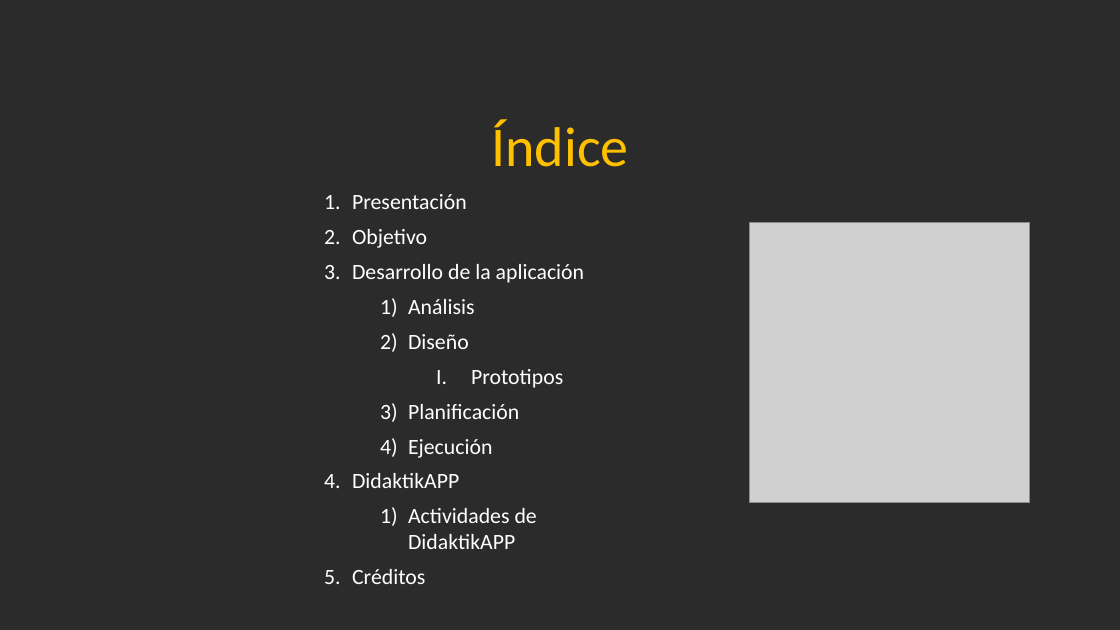
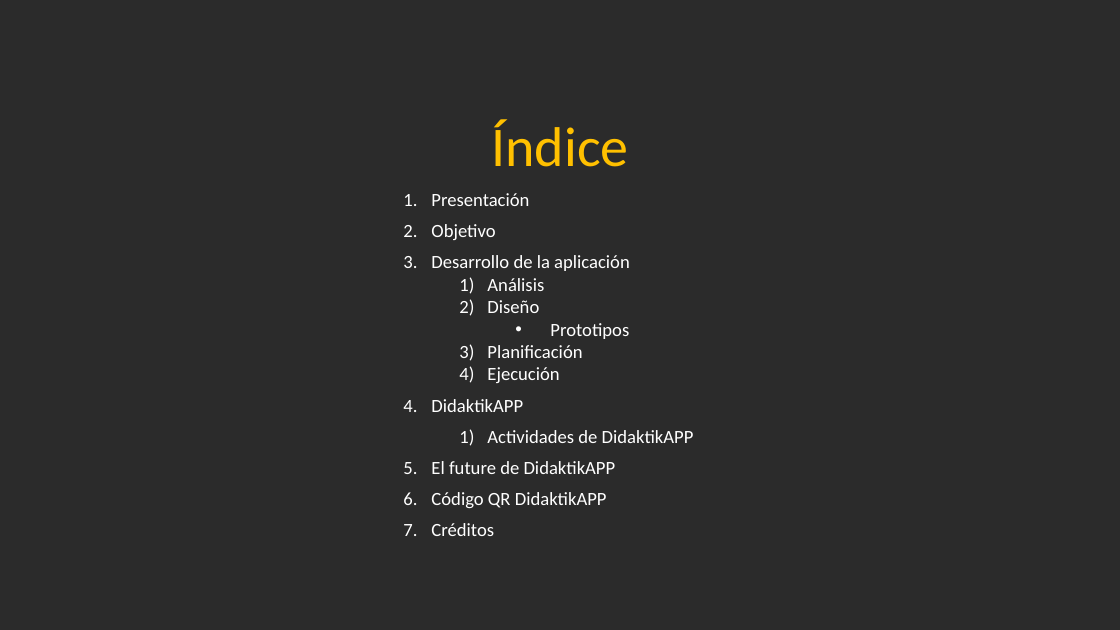
Before and after one commit to Jandycon/PROYECTOAPP, a slide deck: slide 2 of DidaktikApp.pptx. Drawn at 1120x630 pixels with LibreOffice and Linux fonts; fonts in the diff are those of the drawing; grey boxes stand for pictures; background and template pictures are left out; a plain dark background stands for a picture behind light text. Boxes give left, top, right and bottom in pixels: in the first picture for what was removed or moved away, otherwise in the second. Text is boxed around its words. In the diff, an @@ line names an element or a change of style, - is before the commit and + after.

```diff
--- a/DidaktikApp.pptx
+++ b/DidaktikApp.pptx
@@ text "Presentación": place and size @@
-text "Presentación" at box(352, 194, 585, 584)
+text "Presentación" at box(431, 193, 694, 536)
@@ text at box(431, 193, 694, 536): size 14 to 12 pt in "Presentación", "Objetivo", "Desarrollo de la aplicación", "Análisis" and 7 more places; line spacing 1 to 14.4pt; less space between paragraphs; bullet I. to • @@
@@ picture removed at box(749, 223, 1029, 503) @@
@@ text at box(431, 461, 616, 508): paragraphs added @@
+5. El future de DidaktikAPP
+6. Código QR DidaktikAPP
```
Also in this commit, not shown: 4 other slides changed, 3 slides added.
